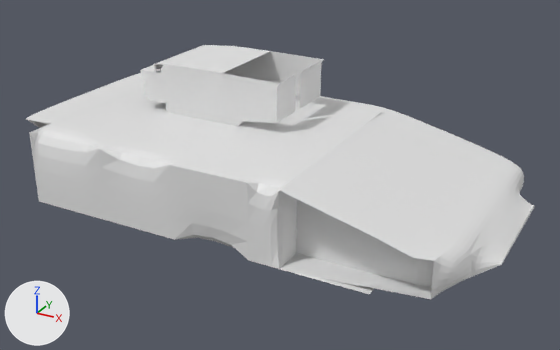
An edit to the Blender file 2023_12/Own Projects/ArmoredVehicles/LynxIFV.blend, drawn before and after from the same camera.
Camera for both pictures: a 50 mm camera at (8.85, -16.31, 10.18) aimed at (0.11, -0.43, 2.23). The lights are fixed; the arrows at lower left show +X, +Y and +Z.

In view in the first picture: 'TankBase', 'Turret'.
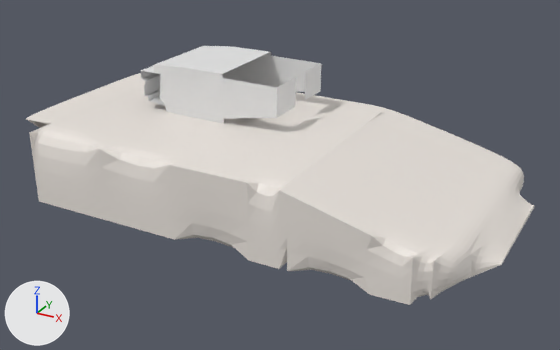
Scene script edits in JSON lines:
```json
{"block": "me_cube", "where": "me_cube.from_pydata(...)  # 161 vertices, 149 faces, 2 loose edges; spans x -6.43..6.13, y -3.45..3.0, z 0.04..2.37"}
{"block": "me_cube", "where": "# used by ob_tankbase; location = (-0.02, 0.0, 1.03)"}
{"block": "me_cube", "where": "# verts and faces of me_cube; kept vertices keep their numbers, new ones are numbered from 161"}
{"block": "me_cube", "where": "# before: 19 (3.89, -2.64, 1.84), 20 (3.89, -2.64, 0.48), 25 (4.92, -2.64, 1.57), 123 (1.77, -3.45, 2.37), 124 (1.77, -3.45, 0.48)"}
{"block": "me_cube", "where": "# before: 125 (3.89, -3.45, 1.84), 126 (3.89, -3.45, 0.48), 127 (1.97, -3.45, 2.31), 128 (1.97, -3.45, 0.48), 129 (4.73, -3.43, 1.57)"}
{"block": "me_cube", "where": "# before: 134 (4.93, -2.64, 0.48), 136 (5.27, -2.44, 1.49), 138 (4.76, -3.43, 1.57), 139 (4.77, -3.43, 0.48), 142 (5.11, -3.22, 1.49)"}
{"block": "me_cube", "where": "# before: 143 (5.12, -3.22, 0.61)"}
{"block": "me_cube", "change": "me_cube part 1"}
{"op": "add", "block": "me_cube", "code": "delete_vertices([129, 138])  # with the faces that use them"}
{"op": "add", "block": "me_cube", "code": "delete_faces([(20, 134, 139, 143, 128, 126)])"}
{"op": "add", "block": "me_cube", "code": "verts[161] = (4.75, -3.43, 1.57)"}
{"op": "add", "block": "me_cube", "code": "faces += [(20, 134, 139, 126), (19, 25, 161, 125), (25, 161, 142, 136), (139, 143, 142, 161), (123, 124, 128, 127, 125), (125, 161, 139, 126)]"}
{"op": "add", "block": "me_cube", "code": "faces += [(125, 126, 128, 127)]"}
{"block": "me_cube_001", "where": "# used by ob_turret; location = (-2.0, 0.0, 4.36)"}
{"op": "remove", "block": "me_cube_001", "code": "me_cube_001.from_pydata(...)  # 282 vertices, 247 faces, 13 loose edges; spans x -2.08..2.17, y -0.57..1.88, z -1.13..0.37"}
{"op": "add", "block": "me_cube_001", "code": "me_cube_001.from_pydata(...)  # 220 vertices, 178 faces, 1 loose edge; spans x -2.08..2.1, y -0.57..1.88, z -1.11..0.35"}
{"block": "me_cube_001", "change": "me_cube_001 part 2: 282 vertices removed from x -2.08..2.17, y -0.57..1.88, z -1.13..0.37; 220 vertices added at x -2.08..2.1, y -0.57..1.88, z -1.11..0.35"}
```

What differs and where, as boxes (x1, y1, x2, y2) in the pictures (560 x 350 px):
```json
{"object": "TankBase", "change": "reshaped", "before": [26, 73, 534, 299], "after": [26, 73, 534, 305]}
{"object": "Turret", "change": "reshaped", "before": [141, 45, 324, 126], "after": [141, 46, 321, 123]}
{"part": 1, "of": "me_cube", "change": "built on", "before": [291, 217, 453, 299], "after": [279, 190, 453, 305]}
```
